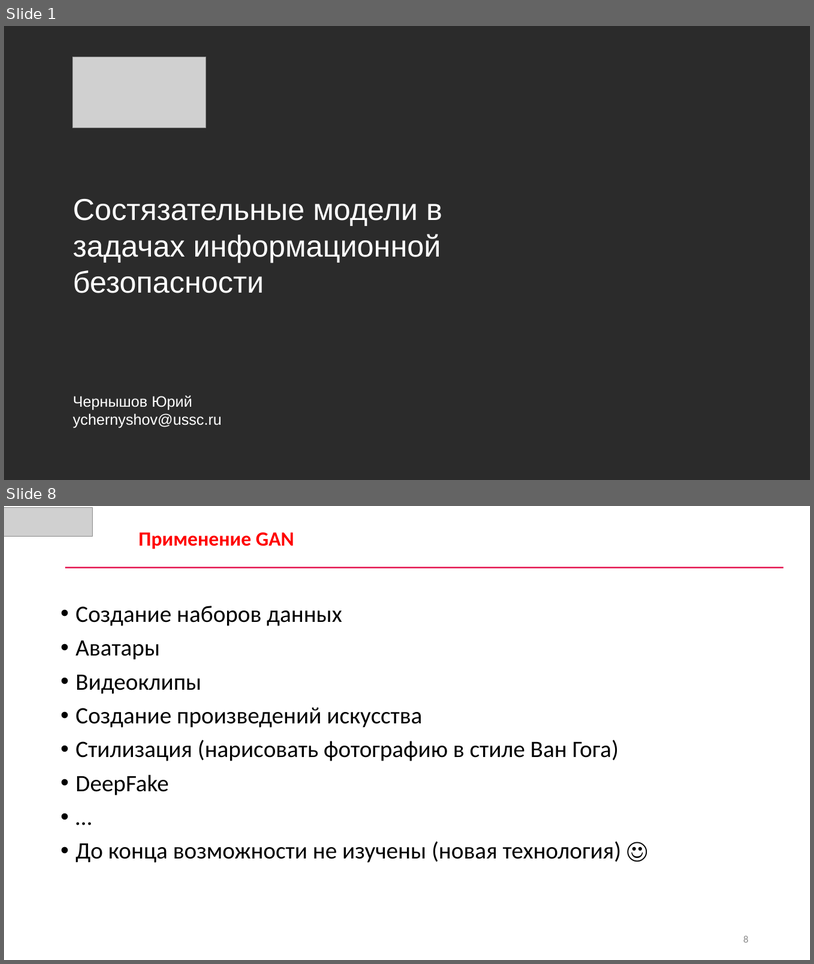
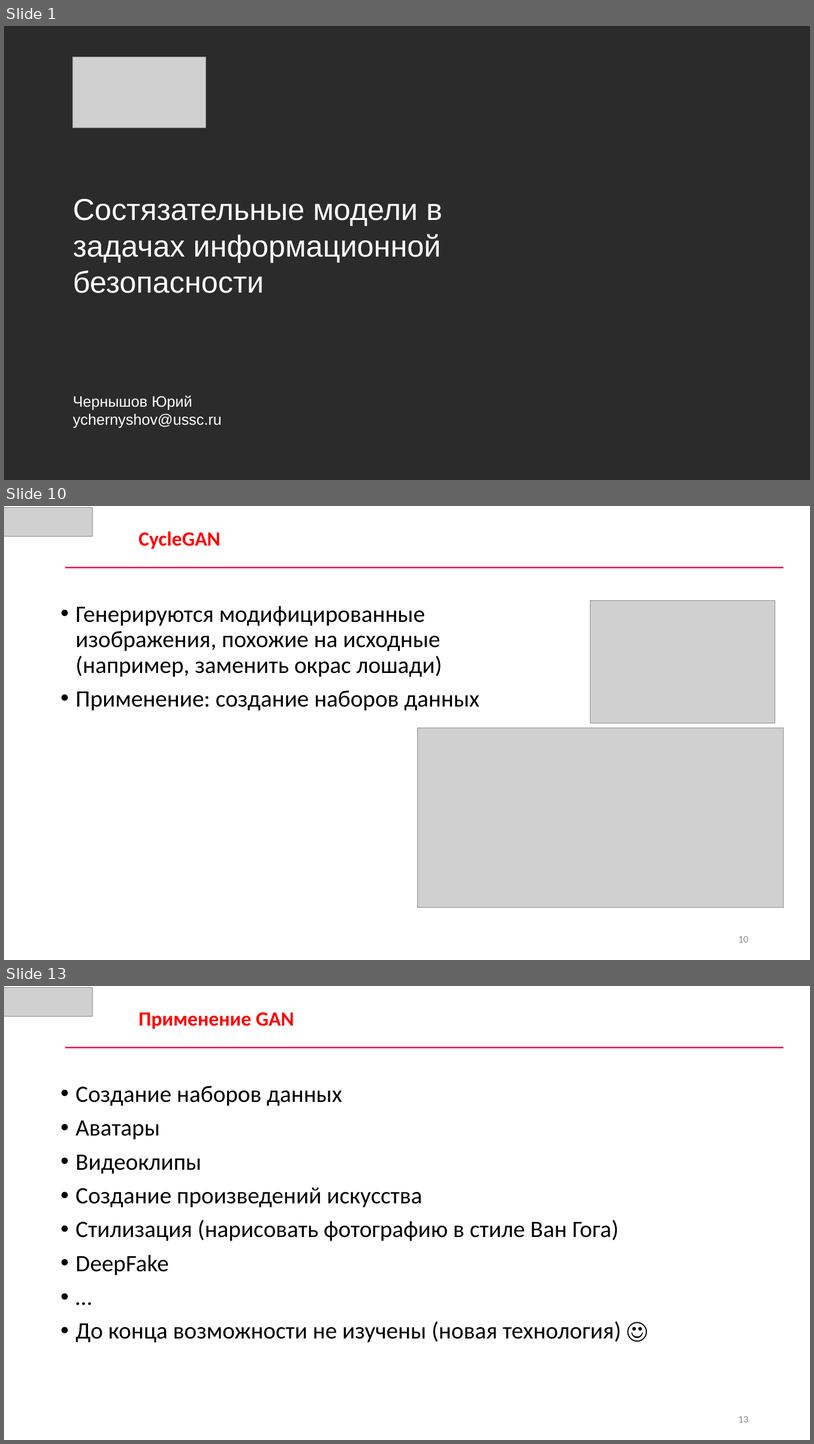
Before and after one commit to CyberLympha/AI-for-IS-Course, a slide deck: Лекции/Состязательные модели в ИБ.pptx. Shown one above the other, each under a label of ours: slides 1 and 8 before the commit, slides 1, 10 and 13 after it; the slides between them are not shown. The pictures are 814x964 and 814x1444 pixels, drawn with LibreOffice and Linux fonts; fonts in the diff are those of the drawing; grey boxes stand for pictures; background and template pictures are left out; a plain dark background stands for a picture behind light text. Boxes give left, top, right and bottom in pixels: in the first picture for what was removed or moved away, otherwise in the second. Text is boxed around its words. In the diff, an @@ line names an element or a change of style, - is before the commit and + after.

```diff
--- a/Лекции/Состязательные модели в ИБ.pptx
+++ b/Лекции/Состязательные модели в ИБ.pptx
@@ slide 10 added at [4,506,810,960], background #FFFFFF @@
@@ picture added at [4,508,93,537] @@
@@ text added at [138,531,220,549], 24 pt, text #FF0000, bold @@
+CycleGAN
@@ rectangle added at [65,567,784,568], fill #E20443 @@
@@ text added at [75,606,480,711], 28 pt, text #000000 @@
+• Генерируются модифицированные изображения, похожие на исходные (например, заменить окрас лошади)
+• Применение: создание наборов данных
@@ picture added at [591,600,776,723] @@
@@ picture added at [418,728,784,907] @@
@@ page number added at [738,936,749,942], 12 pt, text #8C8C8C @@
+10
@@ what was slide 8 is now slide 13 @@
@@ page number at [738,1416,749,1422]: text changed @@
-8
+13
```
Also in this commit, not shown: 7 slides changed, 5 other slides added, 12 slides removed, 5 other files.
